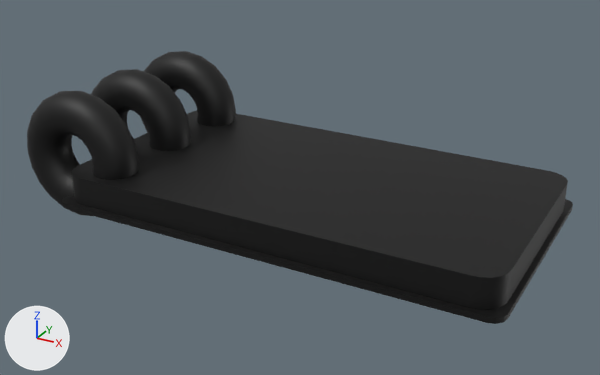
One commit to the FBX model Food_Flingers_Project/Assets/Models/notepad/notepad.fbx: the scene before it, then after it.
The view is the same before and after, from a camera (50 mm lens) standing at (0.0792, -0.1515, 0.0795) and looking at (-0.0036, -0.001, 0.0043). The axes (+X, +Y, +Z) are drawn at lower left. The lights are the same throughout. Where no turn or scale is listed for an object, it has been applied to the vertices.
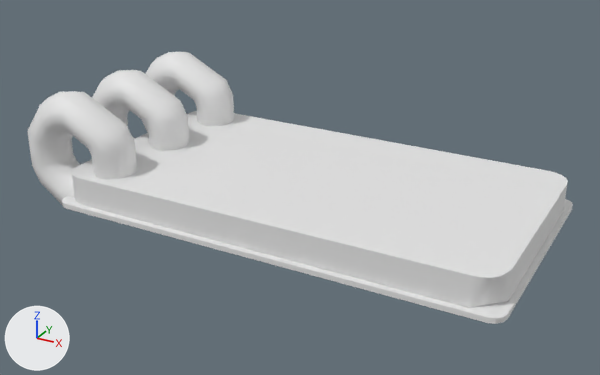
Patch to the scene script:
```diff
--- a/Food_Flingers_Project/Assets/Models/notepad/notepad.fbx.py
+++ b/Food_Flingers_Project/Assets/Models/notepad/notepad.fbx.py
@@ mat_standardsurface1 @@
 mat_standardsurface1 = principled_material('standardSurface1')
-mat_standardsurface1.base_color = (0.0, 0.0, 0.0)  # black #000000
+mat_standardsurface1.base_color = (0.8, 0.8, 0.8)  # white #e7e7e7
 mat_standardsurface1.roughness = 0.553
```

What differs and where, as boxes (x1, y1, x2, y2) in the pictures (600 x 375 px):
'pCube2', recoloured (black to white)
    both: (72, 111, 568, 310)
'pTorus1', recoloured (black to white)
    both: (27, 91, 139, 216)
'pCube1', recoloured (black to white)
    both: (62, 196, 573, 324)
'pTorus4', recoloured (black to white)
    both: (91, 69, 191, 151)
'pTorus3', recoloured (black to white)
    both: (140, 51, 236, 132)
